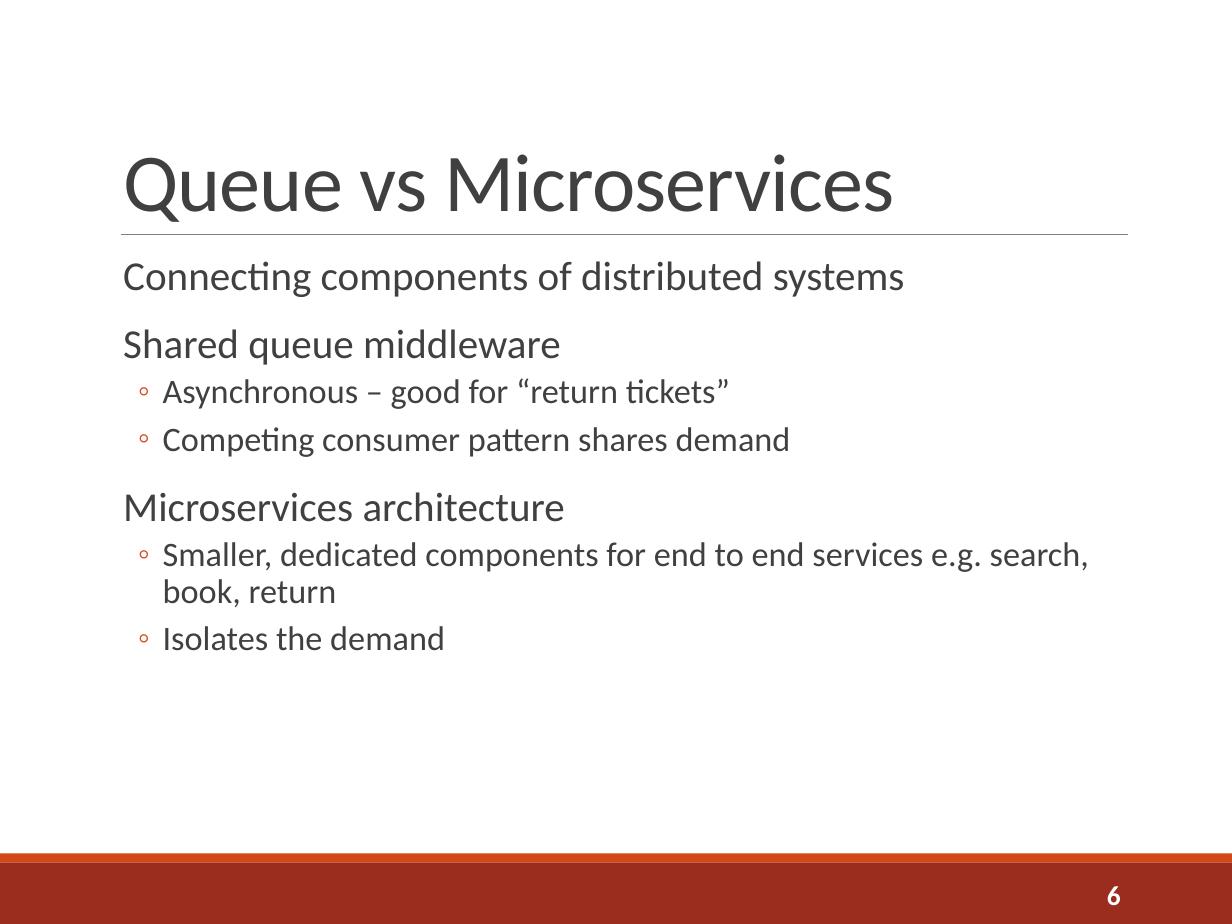
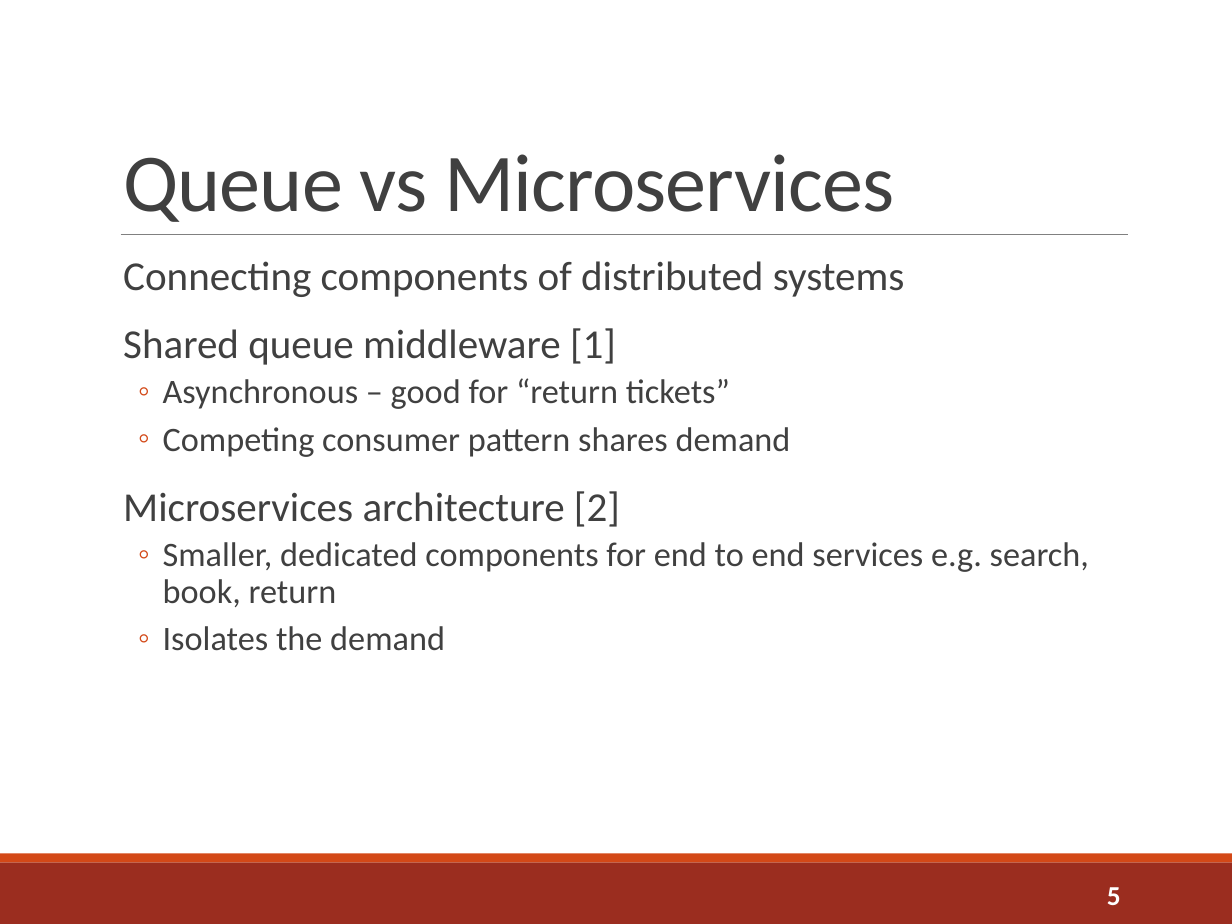
Before and after one commit to sshephard2/skewed-modelling, a slide deck: slide 5 of Presentation/Shephard_8199.pptx (slide 6 before the commit). Drawn at 1232x924 pixels with LibreOffice and Linux fonts; fonts in the diff are those of the drawing. Boxes give left, top, right and bottom in pixels: in the first picture for what was removed or moved away, otherwise in the second. Text is boxed around its words. In the diff, an @@ line names an element or a change of style, - is before the commit and + after.

```diff
--- a/Presentation/Shephard_8199.pptx
+++ b/Presentation/Shephard_8199.pptx
@@ text at bbox=[123, 328, 616, 365]: text changed @@
-  Shared queue middleware
+  Shared queue middleware [1]
@@ text at bbox=[123, 491, 620, 527]: text changed @@
-  Microservices architecture
+  Microservices architecture [2]
@@ page number at bbox=[1107, 887, 1121, 905]: text changed @@
-6
+5
```
Also in this commit, not shown: 11 other slides changed, 1 slide added, 1 slide removed.
